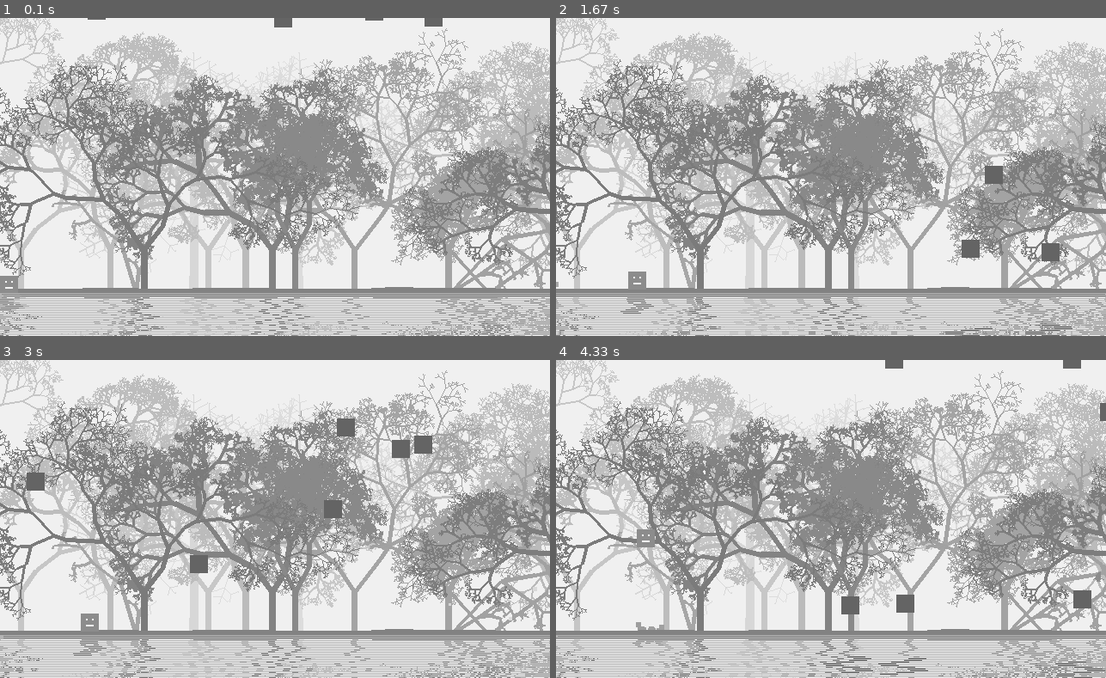
Above: before the commit, frames 1-4 (two rows, left to right).
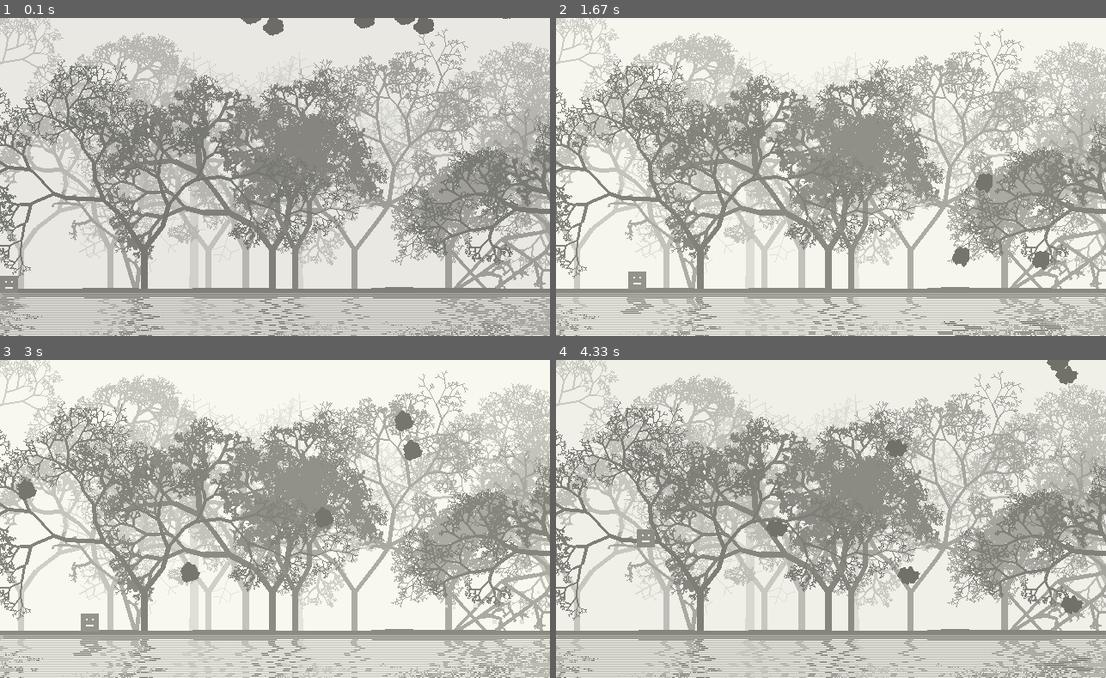
Above: after the commit, the same moments.

Repository: MyTaeyeon/Pygame-Art-with-code
Game: pygame game, started from lib/foo.py
The game is run twice, just before and just after one commit, with the same random seed, the same clock (stepped at 60 frames per second) and the same inputs.
Inputs:
- Up to frame 1 (0.1 s): no input
- Up to frame 2 (1.67 s): hold Right 0.33-0.8 s; hold Right 0.83-1.3 s; hold Left from 1.33 s (still down)
- Up to frame 3 (3 s): release Left at 1.87 s; hold Left 1.9-2.3 s; hold Right 2.33-2.97 s
- Up to frame 4 (4.33 s): hold Left 3-3.47 s; hold Right 3.5-3.97 s; tap Space at 4 s

The runs differ from the first frame. In frame 1, 0.6% of the frame differs, in the area x 15-93%, y 0-6%; in frame 2, 0.9%; in frame 3, 1.5%; in frame 4, 1.9%, in the area x 13-100%, y 0-100%.

Commit message:
stones update

Diff:
--- /dev/null
+++ b/PolarNoiseLoop.py
@@ -0,0 +1,66 @@
+'''
+Polar Perlin Noise Loop
+Daniel Shiffman
+Based on JavaScript:
+    https://thecodingtrain.com/CodingChallenges/136-polar-perlin-noise-loops.html
+    https://youtu.be/ZI1dmHv3MeM
+    https://editor.p5js.org/codingtrain/sketches/sy1p1vnQn
+Posted to Python by Nguyen Giang (GitHub: MyTaeyeon)
+'''
+
+import pygame
+import math
+from lib.noise import noise
+
+pygame.init()
+width, height = 400, 400
+screen = pygame.display.set_mode((width, height))
+
+phase = 0
+zoff = 0
+
+slider = pygame.Rect(10, height - 30, 200, 20)
+slider_value = 5.0
+
+def map_value(value, start1, stop1, start2, stop2):
+    return (value - start1) / (stop1 - start1) * (stop2 - start2) + start2
+
+running = True
+while running:
+    for event in pygame.event.get():
+        if event.type == pygame.QUIT:
+            running = False
+        if event.type == pygame.MOUSEMOTION:
+            if slider.collidepoint(event.pos):
+                if pygame.mouse.get_pressed()[0]:
+                    slider_value = max(0, min(10, (event.pos[0] - slider.left) / slider.width * 10))
+
+    screen.fill((0, 0, 0))
+
+    pygame.draw.rect(screen, (255, 255, 255), slider, 2)
+    pygame.draw.rect(screen, (255, 255, 255), (slider.left + slider.width * slider_value / 10, slider.top, 2, 20))
+
+    translate_x = width / 2
+    translate_y = height / 2
+
+    vertices = []
+
+    for a in range(0, int(2 * math.pi / math.radians(5))):
+        a = a * math.radians(5)
+        xoff = math.cos(a + phase)
+        yoff = math.sin(a + phase)
+        xoff = map_value(xoff, -1, 1, 0, slider_value)
+        yoff = map_value(yoff, -1, 1, 0, slider_value)
+        r = map_value(noise(xoff, yoff,zoff), 0, 1, 100, 30)
+        x = r * math.cos(a) + translate_x
+        y = r * math.sin(a) + translate_y
+        vertices.append((x, y))
+
+    pygame.draw.polygon(screen, (255, 255, 255), vertices, 1)
+
+    phase += 0.003
+    zoff += 0.01
+
+    pygame.display.flip()
+
+pygame.quit()
--- a/lib/creature.py
+++ b/lib/creature.py
@@ -1,11 +1,8 @@
-from typing import Any
 import pygame
-import sys
 import math
 import copy
 import random
 import noise
-import tree
 import utilities as u
 
 pygame.init()
@@ -43,7 +40,7 @@
 
     def draw(self, surface):
         if 0 < self.color < 255:
-            pygame.draw.polygon(surface, (self.color, self.color, self.color), [[self.x, self.y], [self.x + math.ceil(self.size), self.y], [self.x + math.ceil(self.size), self.y - math.ceil(self.size)], [self.x, self.y - math.ceil(self.size)]])
+            u.polygon(surface, (self.color, self.color, self.color), [[self.x, self.y], [self.x + math.ceil(self.size), self.y], [self.x + math.ceil(self.size), self.y - math.ceil(self.size)], [self.x, self.y - math.ceil(self.size)]])
 
 class Player:
     def __init__(self, x, y) -> None:
@@ -55,7 +52,7 @@
         self.color = (140, 140, 140)
         self.background = (245, 245, 245)
         self.time = 0
-        self.stuckinSky = False
+        self.status = 'onland'
 
     def draw(self, surface):
         u.polygon(surface, self.color, [[self.x, self.y], [self.x + 20, self.y], [self.x + 20, self.y - 20], [self.x, self.y - 20]])
@@ -65,16 +62,15 @@
 
     def update(self, onland):
         self.x += self.vx
-        if self.ay == 0:
+        if self.status == 'onland':
             self.y = onland
-        else:
-            self.stuckinSky = True
+        elif self.status == 'insky':
             self.time += 1
             self.y -= self.vy - int(self.ay * (2*self.time - 1) / 2)
             if self.y > onland:
                 self.y = onland
                 self.ay = 0
-                self.stuckinSky = False
+                self.status = 'onland'
 
 class Bird:
     def __init__(self,x,y):
@@ -119,12 +115,6 @@
         self.v = [0,0]
         self.on = 0
 
-    def __str__(self):
-        return self.skel
-
-    def super(self):
-        return super(type(self),self)
-
     def calcCoord(self,n):
         if n == self.skel[n][2]:
             return [0,0,0]
@@ -169,20 +159,6 @@
                 ti[1](*ti[2])
                 self.timers.remove(ti)
 
-    def addanim(self,skn,rol,dest,t):
-        na = [[skn,rol],[dest,t]]
-        for a in self.animations[-1]:
-            if a[0][0]==na[0][0] and a[0][1]==na[0][1]:
-                a.append(na[1])
-                return
-        self.animations[-1].append(na)
-
-    def animback(self,t,exceptions=[]):
-        for i in range(0,len(self.skel)):
-            if i not in exceptions:
-                self.addanim(i,0,self.ssk[i][0],t)
-                self.addanim(i,1,self.ssk[i][1],t)
-
     def poly(self,surf,*args):
         u.polygon(surf,self.color,list(map(lambda l: [self.x+l[0]*self.s*self.dir,self.y+self.yo+l[1]*self.s], args)))
     def circle(self,surf,pos,radius):
@@ -194,41 +170,6 @@
     def wingCoordToRL(self,n,w,lw=[0,0],lr=0,slr=0):
         self.skel[n][0] = -(180-(-math.degrees(math.atan2(w[1]-lw[1],w[0]-lw[0]))-slr+180-lr))
         self.skel[n][1] = math.sqrt((w[0]-lw[0])**2+(w[1]-lw[1])**2)
-
-    def fly(self):
-        s = self
-        s.t += 1
-
-        s.w1[1] = -1+u.trapwave(s.t*s.aspd)*3
-        s.w2[1] = -2+u.trapwave(s.t*s.aspd)*8
-        s.w3[1] = -1+u.trapwave(s.t*s.aspd+math.pi*0.2)*12
-
-        s.w2[0] = -3+math.sin(s.t*s.aspd-math.pi*0.5)*2
-        s.w3[0] = -12+math.sin(s.t*s.aspd-math.pi*0.5)*3
-
-
-        s.wingCoordToRL(5,s.w1)
-        s.wingCoordToRL(6,s.w2,s.w1,s.skel[5][0])
-        s.wingCoordToRL(7,s.w3,s.w2,s.skel[6][0],s.skel[5][0])
-
-        s.wingCoordToRL(8,s.w1)
-        s.wingCoordToRL(9,s.w2,s.w1,s.skel[5][0])
-        s.wingCoordToRL(10,s.w3,s.w2,s.skel[6][0],s.skel[5][0])
-
-
-        s.to(4,0,-0+math.sin(s.t*s.aspd+math.pi)*10)
-        s.to(1,0,10+math.sin(s.t*s.aspd)*10)
-
-        s.to(12,0,-30)
-        s.to(14,0,-30)
-        s.to(1,1,3)
-
-
-        s.to(13,0,50+math.sin(s.t*s.aspd)*10 + 10*noise.noise(s.t*s.aspd*0.01,1)-5)
-        s.to(15,0,50+math.sin(s.t*s.aspd)*10 + 10*noise.noise(s.t*s.aspd*0.01,2)-5)
-
-        s.x += s.v[0]*s.dir
-        s.y += 0.5*s.v[1]+0.5*s.v[1]*(0.5*(math.sin(s.t*s.aspd)+1))
 
     def simpFly(self):
         s = self
@@ -331,33 +272,3 @@
 
         s.line(surf,cd[12],cd[13])
         s.line(surf,cd[14],cd[15])
-
-if __name__ == "__main__":
-    n = goStraight(100, 100, [3, 3])
-    m = 0
-
-    while True:
-        for even in pygame.event.get():
-            if even.type == pygame.QUIT:
-                pygame.quit()
-                sys.exit()
-
-        if m == 0:
-            if n.update(300) =='boom':
-                m = 21
-                n = [splinter(n.x + random.randint(-6, 6), n.y + random.randint(0, 6),
-                              [random.randint(-6, 6), random.randint(-3, -1)],
-                              150, random.randint(3, 5), random.randint(15, 20)) for i in range(20)]
-            else:
-                u.polygon(screen, (150, 150, 150), [[n.x, n.y], [n.x + 20, n.y], [n.x + 20, n.y - 20], [n.x, n.y - 20]])
-        elif m > 1:
-            for i in range(len(n)):
-                if n[i] == None:
-                    continue
-                if n[i].update() == 'boom':
-                    n[i] = None
-                    m -= 1
-                else:
-                    n[i].draw(screen)
-        # screen.fill((255, 255, 255))
-        pygame.display.update()
--- a/lib/foo.py
+++ b/lib/foo.py
@@ -175,9 +175,12 @@
 t1 = t2 = None
 
 T = 0
-
-gifts = [creature.goStraight(random.randint(100, width // 2 - 50), random.randint(-30, -10), [random.randint(-6, 6), random.randint(3, 6)]) for i in range(8)]
+r = 0
+gifts = [creature.goStraight(random.randint(100, width // 2 - 50), random.randint(-30, -10), [random.randint(-6, 6), random.randint(3, 6)]) for i in range(7)]
+shape = [None] * len(gifts)
 cnt = [0] * len(gifts)
+phase = 0
+zoff = 0
 while (True):
 	for event in pygame.event.get():
 		if event.type == pygame.QUIT:
@@ -215,7 +218,32 @@
 								[random.randint(-6, 6), random.randint(-3, -1)],
 								150, random.randint(3, 5), random.randint(15, 20)) for i in range(20)]
 			else:
-				u.polygon(canvas, (100, 100, 100), [[gifts[j].x, gifts[j].y], [gifts[j].x + 20, gifts[j].y], [gifts[j].x + 20, gifts[j].y - 20], [gifts[j].x, gifts[j].y - 20]])
+				if r==0 and u.dist(gifts[j].x, gifts[j].y, player.x, player.y) < 30:
+					cnt = 21
+					gifts[j] = [creature.splinter(gifts[j].x + random.randint(-6, 6), gifts[j].y + random.randint(0, 6),
+								[random.randint(-6, 6), random.randint(-3, -1)],
+								150, random.randint(3, 5), random.randint(15, 20)) for i in range(20)]
+					r = 1
+				else:
+					# draw gift!!!
+					vertices = []
+
+					for a in range(0, int(2 * math.pi / math.radians(5))):
+						a = a * math.radians(5)
+						xoff = math.cos(a + phase)
+						yoff = math.sin(a + phase)
+						xoff = u.map_value(xoff, -1, 1, 0, 4.0)
+						yoff = u.map_value(yoff, -1, 1, 0, 4.0)
+						r = u.map_value(noise.noise(xoff, yoff,zoff), 0, 1, 15, 5)
+						x = r * math.cos(a) + gifts[j].x
+						y = r * math.sin(a) + gifts[j].y
+						vertices.append((x, y))
+
+					u.polygon(canvas, (110, 110, 110), vertices)
+
+					phase += 0.003
+					zoff += 0.01
+
 		elif cnt[j] > 1:
 			for i in range(len(gifts[j])):
 				if gifts[j][i] == None:
@@ -233,16 +261,6 @@
 	player.update(onlandY(player.x))
 	player.vx = 0
 	player.draw(canvas)
-
-	for b in birds:
-		b.draw(canvas)
-
-	if landloc < -landDensity:
-		landni += 1
-		land.append(makeLand(landni,maxheight=land[-1] + 20))
-		landloc += landDensity
-		land.pop(0)
-
 	usercontrol = pygame.key.get_pressed()
 
 	if usercontrol[pygame.K_RIGHT]:
@@ -256,14 +274,26 @@
 		player.vx = -SPEED
 		if player.x < 10:
 			player.x = 10
-	if usercontrol[pygame.K_SPACE] and player.stuckinSky == False:
+	if usercontrol[pygame.K_SPACE] and player.status == 'onland':
+		player.status = 'insky'
 		player.time = 0
 		player.vy = SPEED * 4.5
 		player.ay = SPEED / 3
 
-	if T % 1000 == 0:
-		makeBirds(20)
-	birdCtrl()
+	# for b in birds:
+	# 	b.draw(canvas)
+
+	if landloc < -landDensity:
+		landni += 1
+		land.append(makeLand(landni,maxheight=land[-1] + 20))
+		landloc += landDensity
+		land.pop(0)
+
+
+
+	# if T % 1000 == 0:
+	# 	makeBirds(20)
+	# birdCtrl()
 
 	screen.blit(canvas,[0,0])
 
@@ -274,8 +304,8 @@
 		screen.blit(reflection,[(math.sin(i*0.5))*i*0.5+(noise.noise(pygame.time.get_ticks()*0.001,i*0.2)-0.5)*20,height+i-1],(0,height-i,width/2,1))
 
 	T += 1
-	# array = [pygame.surfarray.pixels_red(screen),pygame.surfarray.pixels_green(screen),pygame.surfarray.pixels_blue(screen)]
-	# filter.filter(array,T)
-	# del(array)
+	array = [pygame.surfarray.pixels_red(screen),pygame.surfarray.pixels_green(screen),pygame.surfarray.pixels_blue(screen)]
+	filter.filter(array,T)
+	del(array)
 
 	pygame.display.update()
--- a/lib/tree.py
+++ b/lib/tree.py
@@ -1,9 +1,7 @@
 import pygame
 import math
 import random
-import sys
 import utilities as u
-import noise
 
 pygame.init()
 
--- a/lib/utilities.py
+++ b/lib/utilities.py
@@ -13,7 +13,6 @@
 def circle(surface,color,pos,radius,width=0):
 	return pygame.draw.circle(surface,color,list(map(int, pos)),int(radius),int(round(width)))
 
-
 def text(surf,x,y,t,color=(0,0,0),Font=sysf):
 	fs = Font.render(t,False,color)
 	surf.blit(fs,[x,y])
@@ -28,3 +27,6 @@
 
 def dist(x1,y1,x2,y2):
 	return ((x1-x2)**2+(y1-y2)**2)**0.5
+
+def map_value(value, start1, stop1, start2, stop2):
+	return (value - start1) / (stop1 - start1) * (stop2 - start2) + start2
--- a/test.py
+++ /dev/null
@@ -1,28 +0,0 @@
-import pygame
-
-# Khởi tạo Pygame
-pygame.init()
-
-# Cài đặt màn hình
-screen_width = 800
-screen_height = 600
-screen = pygame.display.set_mode((screen_width, screen_height), pygame.FULLSCREEN)
-
-# Màu sắc
-black = (0, 0, 0)
-
-# Vòng lặp chính
-running = True
-while running:
-    for event in pygame.event.get():
-        if event.type == pygame.QUIT:
-            running = False
-
-    # Xóa màn hình
-    screen.fill(black)
-
-    # Vẽ hình vuông nằm chéo
-
-    pygame.display.flip()
-
-# Kết thúc
